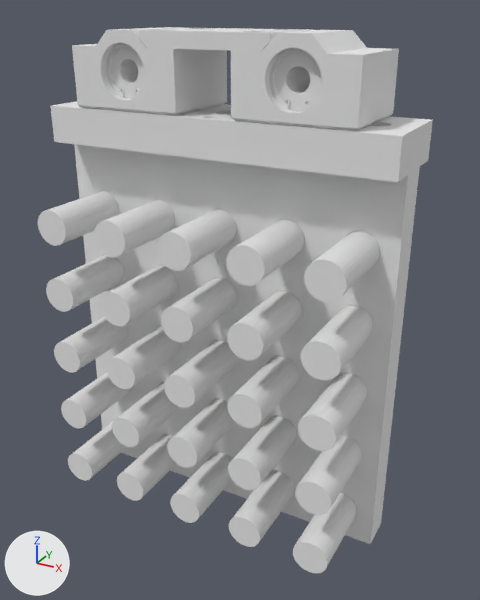
Before and after pictures for a commit that changed the OBJ model assets/gripper_claw_right/gripper_claw_right_mesh.obj.
The view is the same before and after, from a 50 mm lens placed at (0.055, -0.0419, -0.0165), pointed at (0.0134, 0.0338, -0.0544). Arrows for +X, +Y and +Z are at lower left; the lights stay in place. The first picture is the older version. Where no turn or scale is listed for an object, it has been applied to the vertices. Vertices at exactly the same position are counted once.

The older version as bpy lines, for what is in view:
```python
me_gripper_claw_right_mesh = bpy.data.meshes.new('gripper_claw_right_mesh')
me_gripper_claw_right_mesh.from_pydata(...)  # 18840 vertices, 37780 faces; spans x -0.0145..0.0355, y 0.0221..0.0426, z -0.089..-0.019
me_gripper_claw_right_mesh.materials.append(mat_강철___새틴)  # white #e7e7e7
ob_gripper_claw_right_mesh = bpy.data.objects.new('gripper_claw_right_mesh', me_gripper_claw_right_mesh)
ob_gripper_claw_right_mesh.location = (0.0, 0.0, 0.0)
```
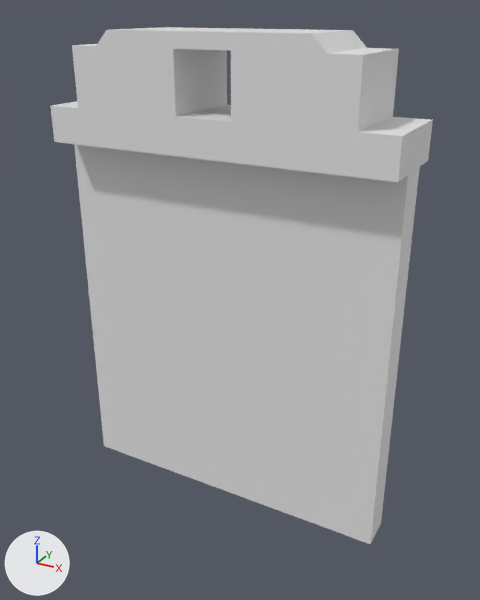
The newer file is also turned or shifted as a whole; pictures and numbers use the older file's frame.

Edits to the bpy script that builds the scene:
```text
Change me_gripper_claw_right_mesh:
    used by ob_gripper_claw_right_mesh; location = (0.0, 0.0, 0.0)
    remove me_gripper_claw_right_mesh.from_pydata(...)  # 18840 vertices, 37780 faces; spans x -0.0145..0.0355, y 0.0221..0.0426, z -0.089..-0.019
    remove me_gripper_claw_right_mesh.materials.append(mat_강철___새틴)  # white #e7e7e7
    add me_gripper_claw_right_mesh.from_pydata(...)  # 40 vertices, 80 faces; spans x -0.0145..0.0355, y 0.0296..0.0426, z -0.089..-0.019
    me_gripper_claw_right_mesh part 1: 26 loose pieces with 2730 vertices, spanning x -0.012..0.033, y 0.0221..0.0426, z -0.0865..-0.019, are deleted
    me_gripper_claw_right_mesh part 2: 16078 vertices removed from x -0.0121..0.033, y 0.0296..0.0426, z -0.0865..-0.019; 8 vertices added at x -0.0095..0.0305, y 0.0296..0.0426, z -0.029
```

Pixel boxes (x1, y1, x2, y2) of what changed, in the pictures (480 x 600 px):
'gripper_claw_right_mesh', reshaped: before (38, 27, 433, 573); after (50, 27, 433, 544)
part 1 of me_gripper_claw_right_mesh, deleted: before (38, 28, 380, 573)
part 2 of me_gripper_claw_right_mesh, built on: before (52, 27, 431, 544); after (50, 45, 431, 182)
